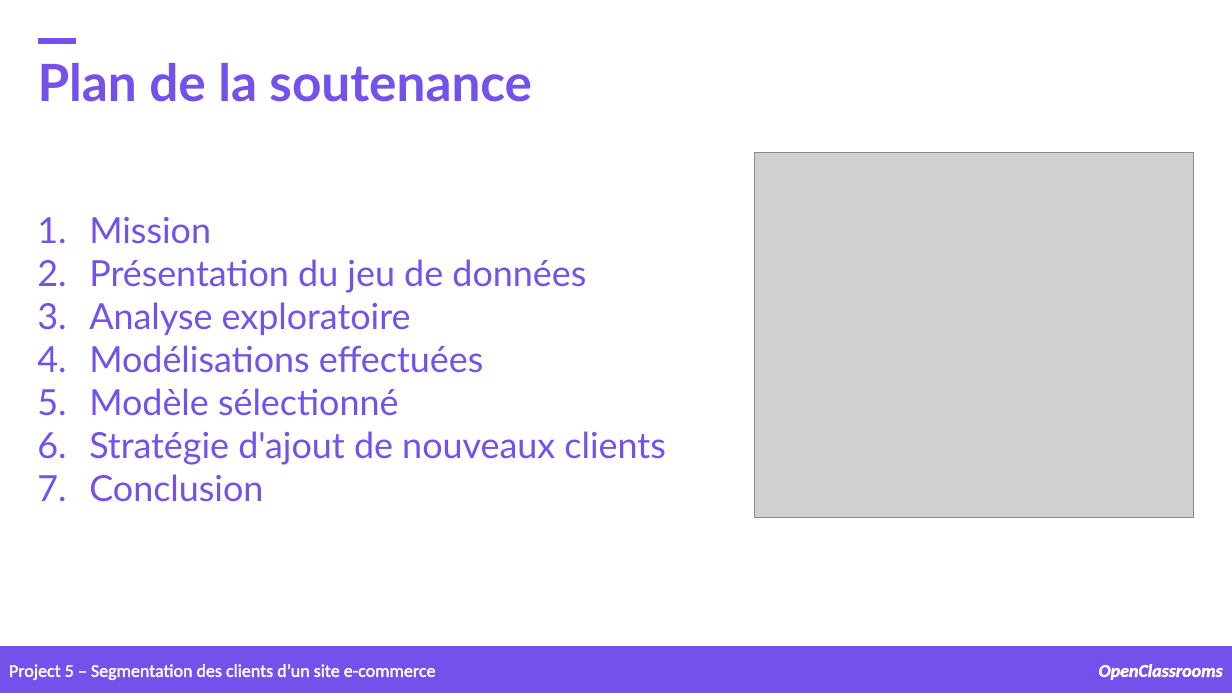
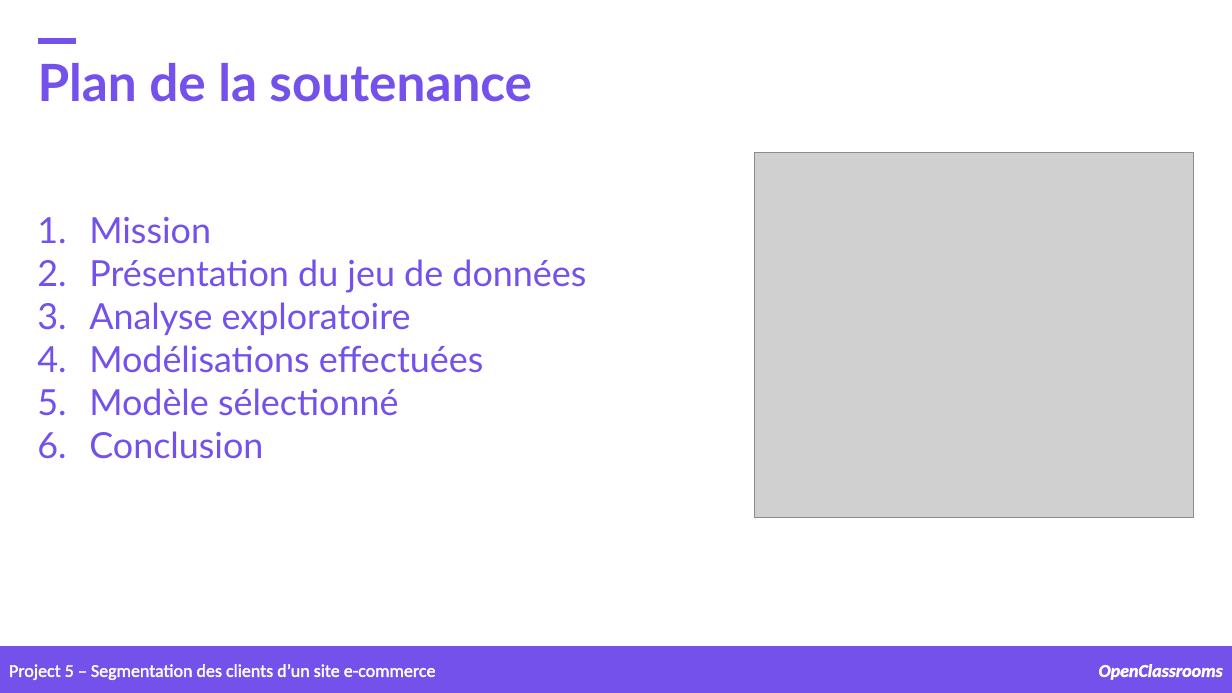
Before and after one commit to samirhinojosa/OC-P5-segment-customers-of-website, a slide deck: slide 2 of supports/P5_presentation v2.pptx. Drawn at 1232x693 pixels with LibreOffice and Linux fonts; fonts in the diff are those of the drawing; grey boxes stand for pictures; background and template pictures are left out. Boxes give left, top, right and bottom in pixels: in the first picture for what was removed or moved away, otherwise in the second. Text is boxed around its words. In the diff, an @@ line names an element or a change of style, - is before the commit and + after.

```diff
--- a/supports/P5_presentation v2.pptx
+++ b/supports/P5_presentation v2.pptx
@@ text at [89,431,665,465]: paragraph removed @@
-6. Stratégie d'ajout de nouveaux clients
```
Also in this commit, not shown: 9 other slides changed, 1 slide added, 2 slides removed.
